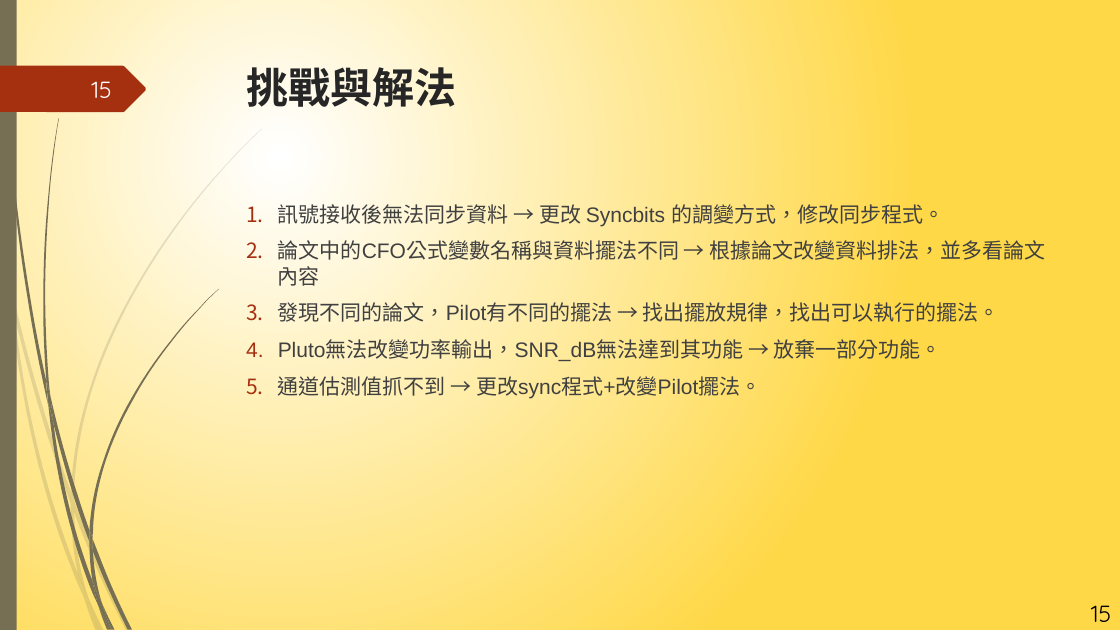
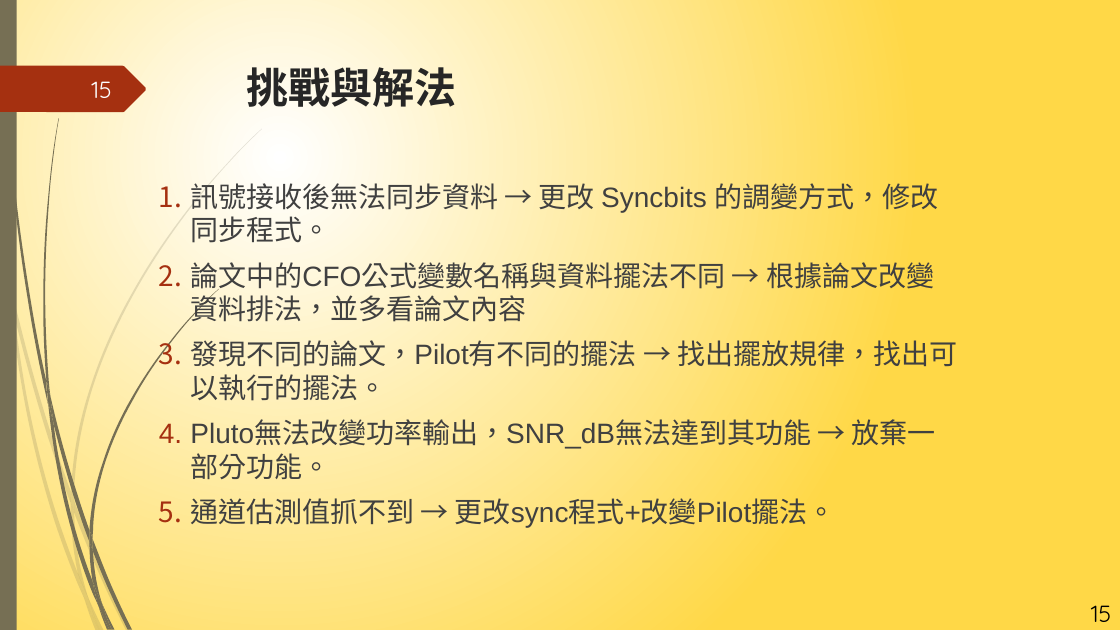
Before and after one commit to NIUWCSP/OTSM, a slide deck: slide 15 of report/以SDR實現OTSM通訊技術.pptx. Drawn at 1120x630 pixels with LibreOffice and Linux fonts; fonts in the diff are those of the drawing. Boxes give left, top, right and bottom in pixels: in the first picture for what was removed or moved away, otherwise in the second. Text is boxed around its words. In the diff, an @@ line names an element or a change of style, - is before the commit and + after.

```diff
--- a/report/以SDR實現OTSM通訊技術.pptx
+++ b/report/以SDR實現OTSM通訊技術.pptx
@@ text "訊號接收後無法同步資料 → 更改 Syncbits 的調變方式，修改同步程式。" moved from (x1=278, y1=201, x2=1045, y2=399) to (x1=190, y1=179, x2=957, y2=530) @@
@@ text "訊號接收後無法同步資料 → 更改 Syncbits 的調變方式，修改同步程式。" at (x1=190, y1=179, x2=957, y2=530): size 18 to 24 pt @@
```
Also in this commit, not shown: 17 other slides changed, 1 slide removed.
